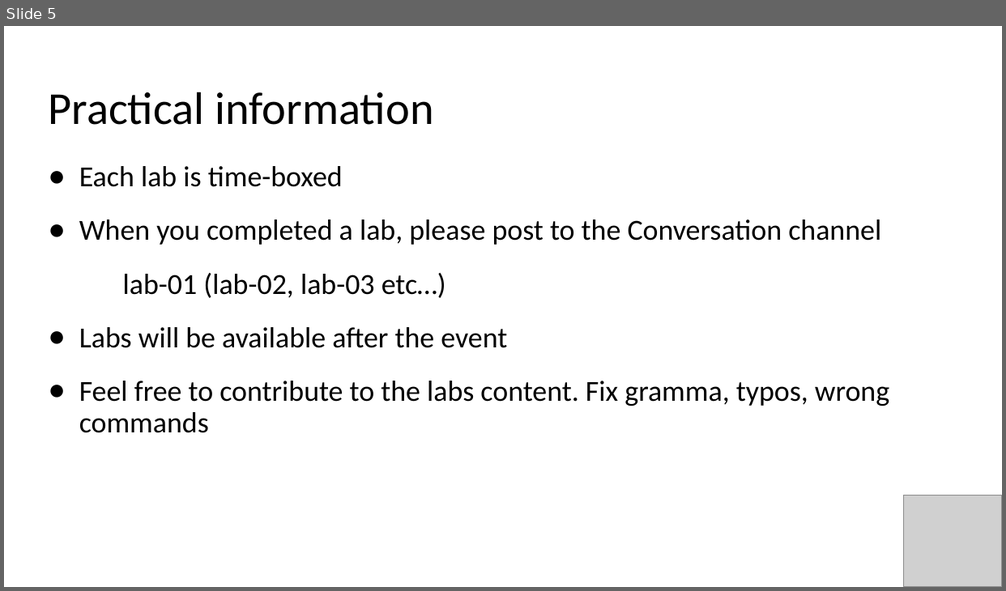
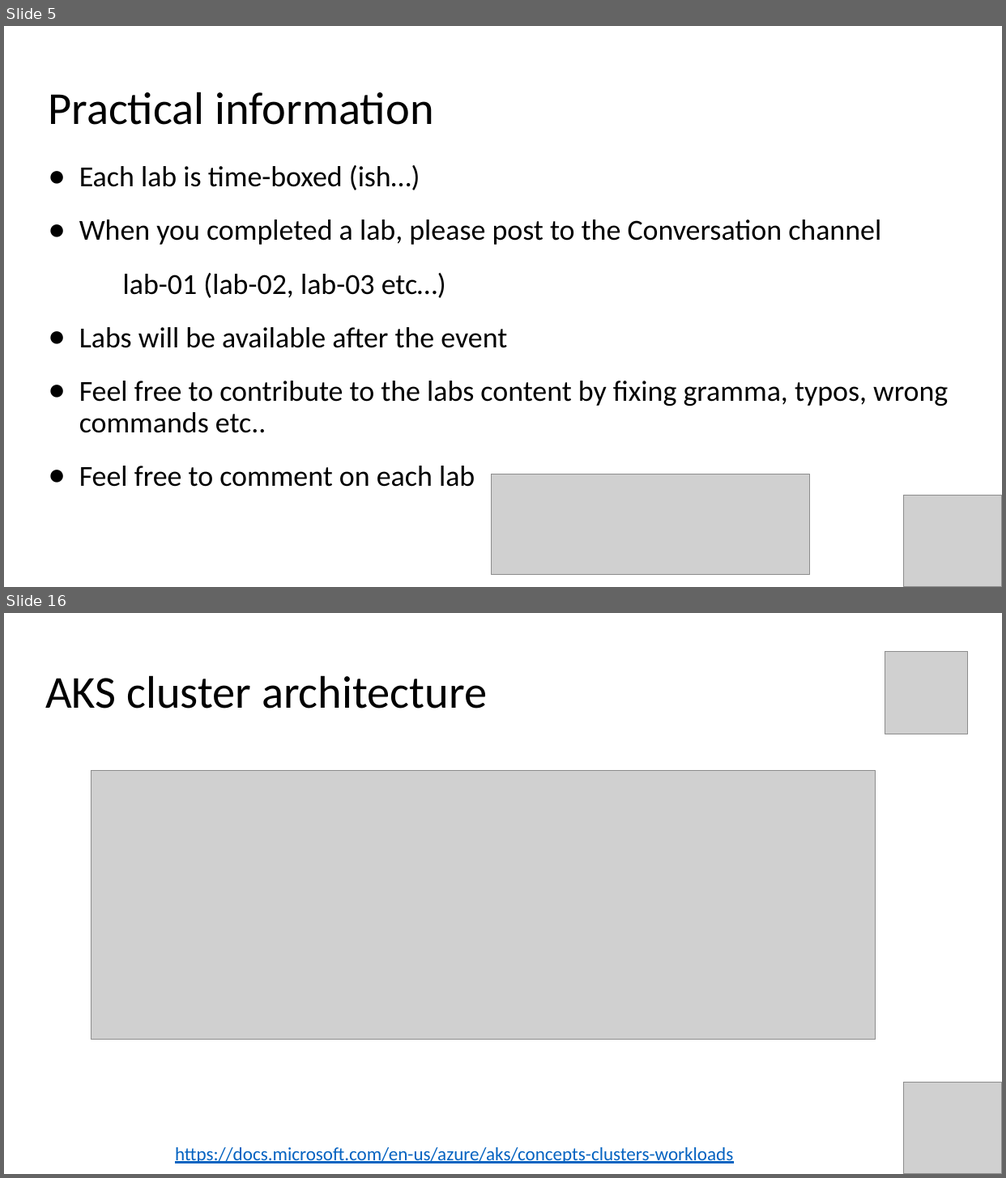
Before and after one commit to evgenyb/aks-workshops, a slide deck: 01-aks-and-k8s-101/slides/Introduction to AKS.pptx. Shown one above the other, each under a label of ours: slide 5 before the commit, slides 5 and 16 after it; the slides between them are not shown. The pictures are 1006x591 and 1006x1178 pixels, drawn with LibreOffice and Linux fonts; fonts in the diff are those of the drawing; grey boxes stand for pictures. Boxes give left, top, right and bottom in pixels: in the first picture for what was removed or moved away, otherwise in the second. Text is boxed around its words. In the diff, an @@ line names an element or a change of style, - is before the commit and + after.

```diff
--- a/01-aks-and-k8s-101/slides/Introduction to AKS.pptx
+++ b/01-aks-and-k8s-101/slides/Introduction to AKS.pptx
@@ slide 16 added at [4, 613, 1002, 1174], background #FFFFFF @@
@@ picture added at [885, 651, 968, 735] @@
@@ title added at [45, 675, 487, 709], 44 pt, text #000000 @@
+AKS cluster architecture
@@ picture added at [91, 770, 876, 1039] @@
@@ picture added at [904, 1082, 1002, 1174] @@
@@ text added at [175, 1148, 733, 1164], 18 pt, text #0563C1, underline @@
+https://docs.microsoft.com/en-us/azure/aks/concepts-clusters-workloads
@@ slide 5 changed as well @@
@@ text at [79, 165, 420, 190]: text changed @@
-● Each lab is time-boxed
+● Each lab is time-boxed (ish…)
@@ text at [79, 381, 948, 487]: text changed @@
-● Feel free to contribute to the labs content. Fix gramma, typos, wrong commands
+● Feel free to contribute to the labs content by fixing gramma, typos, wrong commands etc..
+● Feel free to comment on each lab
@@ picture added at [492, 475, 810, 574] @@
```
Also in this commit, not shown: 2 other slides changed, 12 other slides added, 7 other files.
